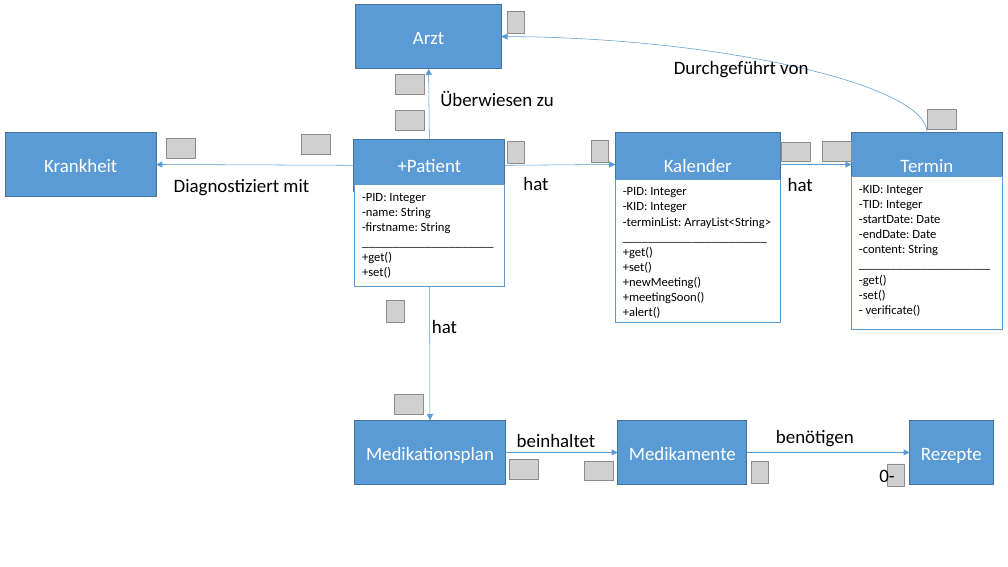
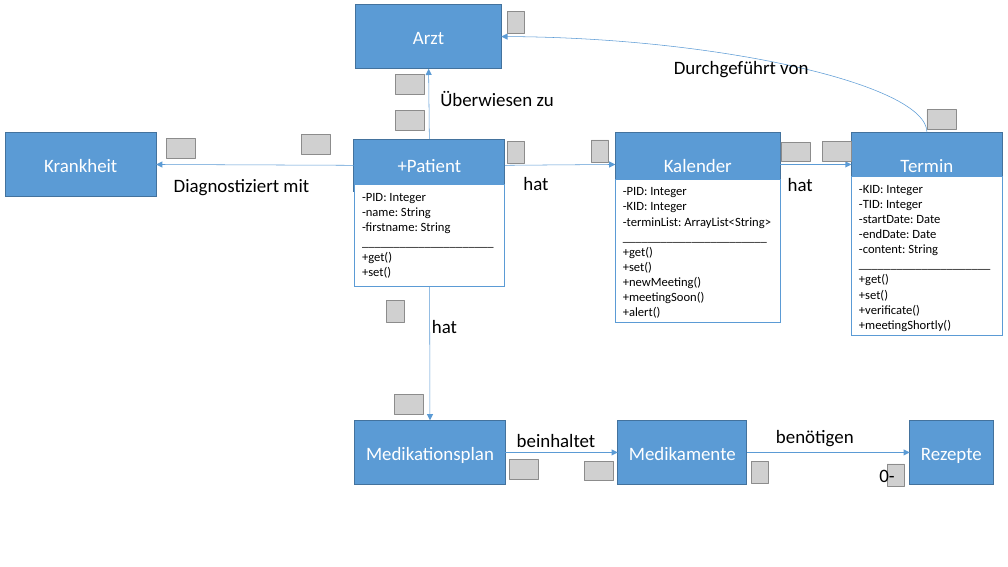
Before and after one commit to zyssm4/ch.bfh.btx8081.w2015.red, a slide deck: slide 1 of doc/Task07/Domain_Model_extended.pptx. Drawn at 1008x567 pixels with LibreOffice and Linux fonts; fonts in the diff are those of the drawing; grey boxes stand for pictures. Boxes give left, top, right and bottom in pixels: in the first picture for what was removed or moved away, otherwise in the second. Text is boxed around its words. In the diff, an @@ line names an element or a change of style, - is before the commit and + after.

```diff
--- a/doc/Task07/Domain_Model_extended.pptx
+++ b/doc/Task07/Domain_Model_extended.pptx
@@ rectangle "-KID: Integer": place and size @@
-rectangle "-KID: Integer" at <box>851,177,1003,330</box>
+rectangle "-KID: Integer" at <box>851,177,1003,336</box>
@@ text in rectangle at <box>859,274,951,331</box>: text changed @@
--get()
--set()
-- verificate()
++get()
++set()
++verificate()
++meetingShortly()
```
